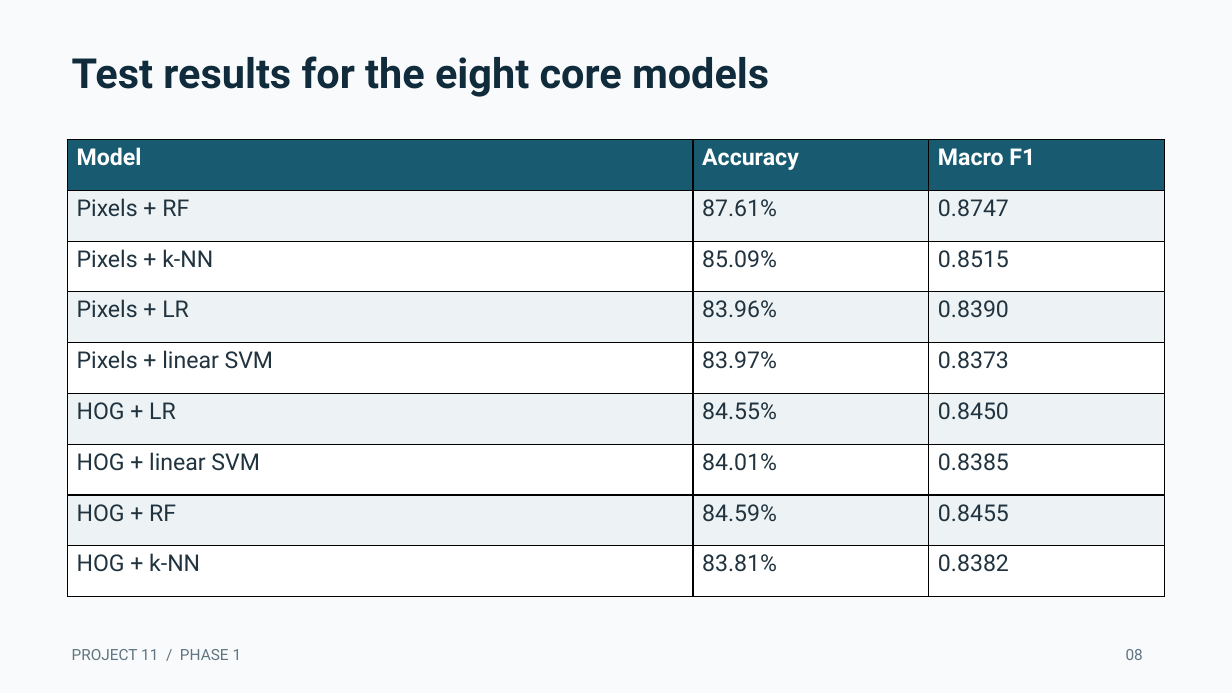
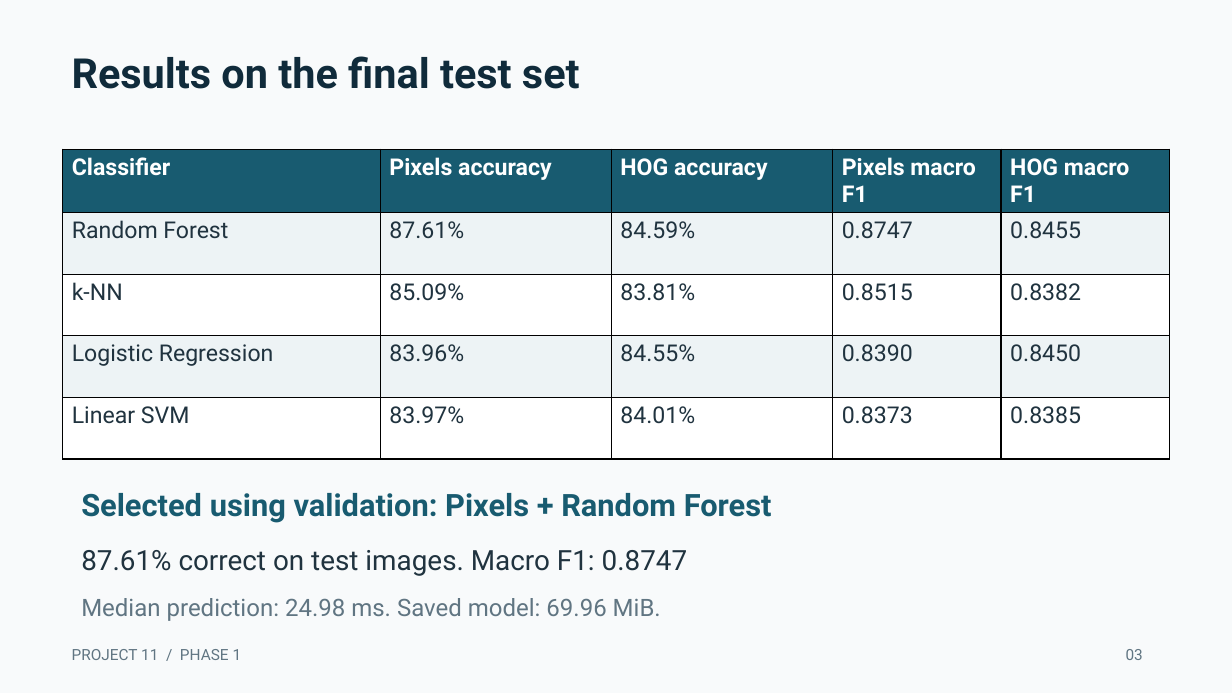
Before and after one commit to aryankinha/inventory-image-tagging, a slide deck: slide 3 of reports/presentation/phase1.pptx (slide 8 before the commit). Drawn at 1232x693 pixels with LibreOffice and Linux fonts; fonts in the diff are those of the drawing. Boxes give left, top, right and bottom in pixels: in the first picture for what was removed or moved away, otherwise in the second. Text is boxed around its words. In the diff, an @@ line names an element or a change of style, - is before the commit and + after.

Commit message:
Simplify Phase 1 presentation to five slides with prediction flow

```diff
--- a/reports/presentation/phase1.pptx
+++ b/reports/presentation/phase1.pptx
@@ text at (x1=72, y1=56, x2=580, y2=89): text changed @@
-Test results for the eight core models
+Results on the final test set
@@ table at (x1=63, y1=149, x2=1170, y2=457) @@
-Model | Accuracy | Macro F1
-Pixels + RF | 87.61% | 0.8747
-Pixels + k-NN | 85.09% | 0.8515
-Pixels + LR | 83.96% | 0.8390
-Pixels + linear SVM | 83.97% | 0.8373
-HOG + LR | 84.55% | 0.8450
-HOG + linear SVM | 84.01% | 0.8385
-HOG + RF | 84.59% | 0.8455
-HOG + k-NN | 83.81% | 0.8382
+Classifier | Pixels accuracy | HOG accuracy | Pixels macro F1 | HOG macro F1
+Random Forest | 87.61% | 84.59% | 0.8747 | 0.8455
+k-NN | 85.09% | 83.81% | 0.8515 | 0.8382
+Logistic Regression | 83.96% | 84.55% | 0.8390 | 0.8450
+Linear SVM | 83.97% | 84.01% | 0.8373 | 0.8385
@@ table resized from (x1=67, y1=140, x2=1165, y2=597) to (x1=63, y1=149, x2=1170, y2=457) @@
@@ text added at (x1=81, y1=493, x2=772, y2=523), 24 pt, text #185B70, bold @@
+Selected using validation: Pixels + Random Forest
@@ text added at (x1=81, y1=550, x2=688, y2=576), 21.8 pt, text #20333F @@
+87.61% correct on test images. Macro F1: 0.8747
@@ text added at (x1=81, y1=598, x2=661, y2=621), 18.8 pt, text #607582 @@
+Median prediction: 24.98 ms. Saved model: 69.96 MiB.
```
Also in this commit, not shown: 1 other slide changed, 3 slides added, 11 slides removed, 8 other files.
